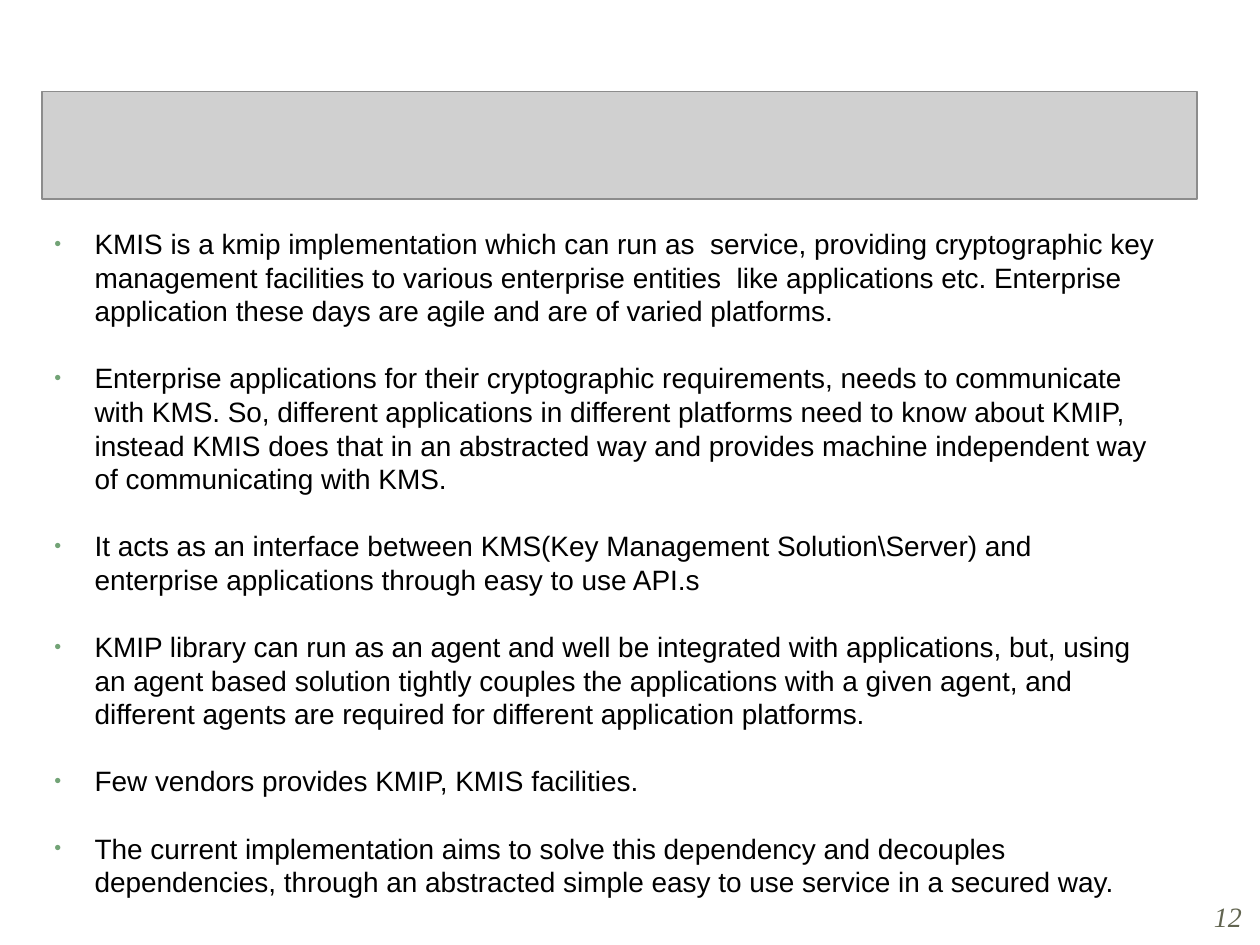
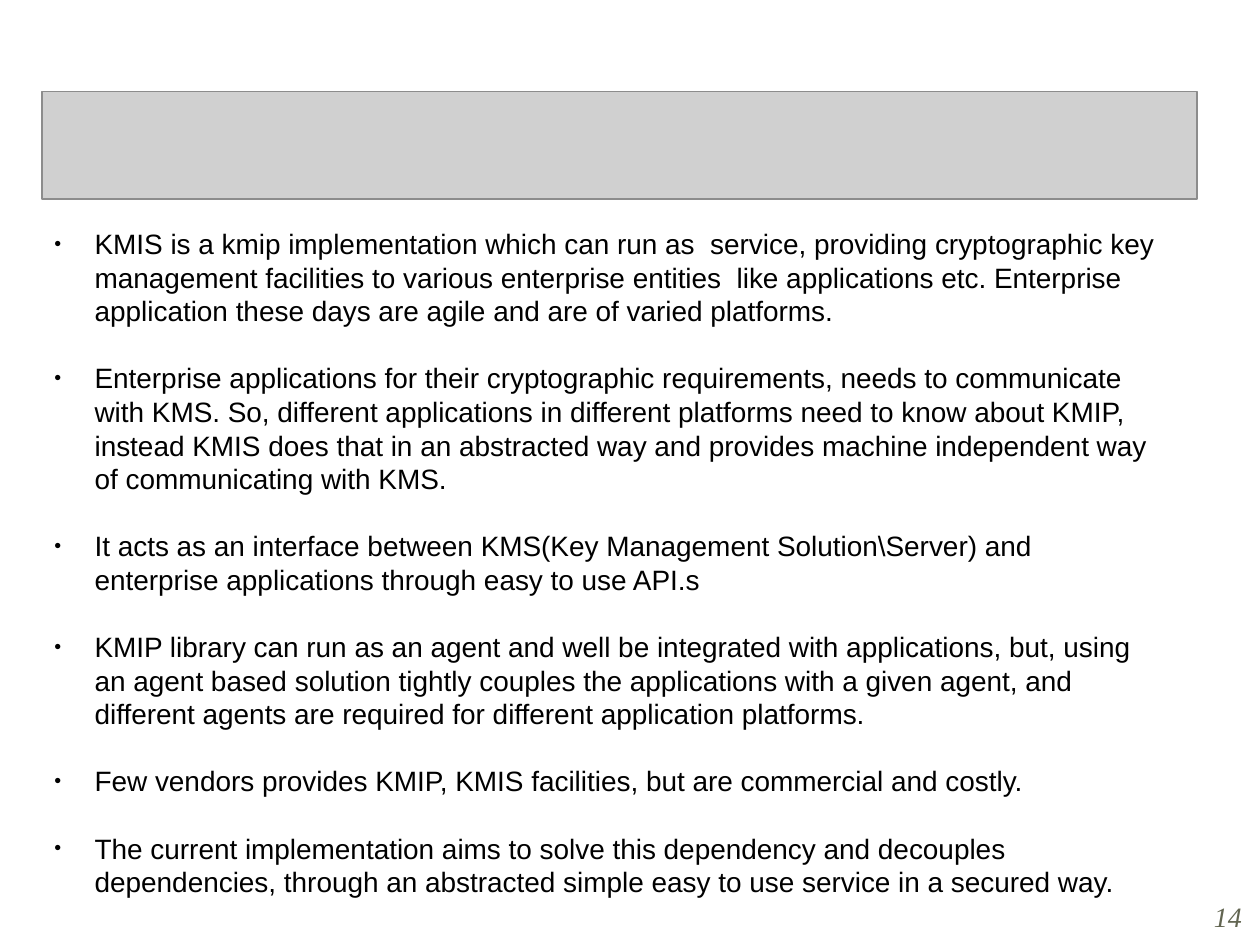
Before and after one commit to sedukull/pykmip-ws, a slide deck: slide 14 of docs/KMIP_Presentation.ppt (slide 12 before the commit). Drawn at 1260x945 pixels with LibreOffice and Linux fonts; fonts in the diff are those of the drawing; grey boxes stand for pictures; background and template pictures are left out. Boxes give left, top, right and bottom in pixels: in the first picture for what was removed or moved away, otherwise in the second. Text is boxed around its words. In the diff, an @@ line names an element or a change of style, - is before the commit and + after.

```diff
--- a/docs/KMIP_Presentation.ppt
+++ b/docs/KMIP_Presentation.ppt
@@ text at [95,233,1154,897]: bullet colour #72A376 to #000000 @@
@@ text at [95,770,1022,797]: text changed @@
-• Few vendors provides KMIP, KMIS facilities.
+• Few vendors provides KMIP, KMIS facilities, but are commercial and costly.
@@ page number at [1214,908,1242,927]: text changed @@
-12
+14
```
Also in this commit, not shown: 12 other slides changed, 4 slides added, 1 slide removed, 8 other files.
